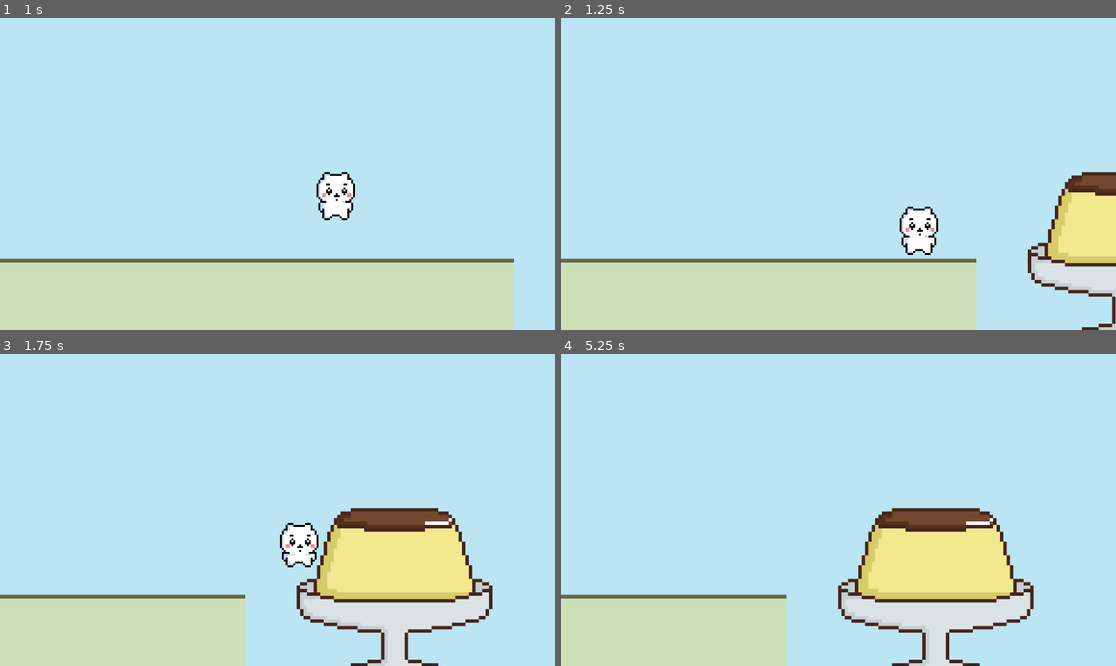
Above: before the commit, frames 1-4 (two rows, left to right).
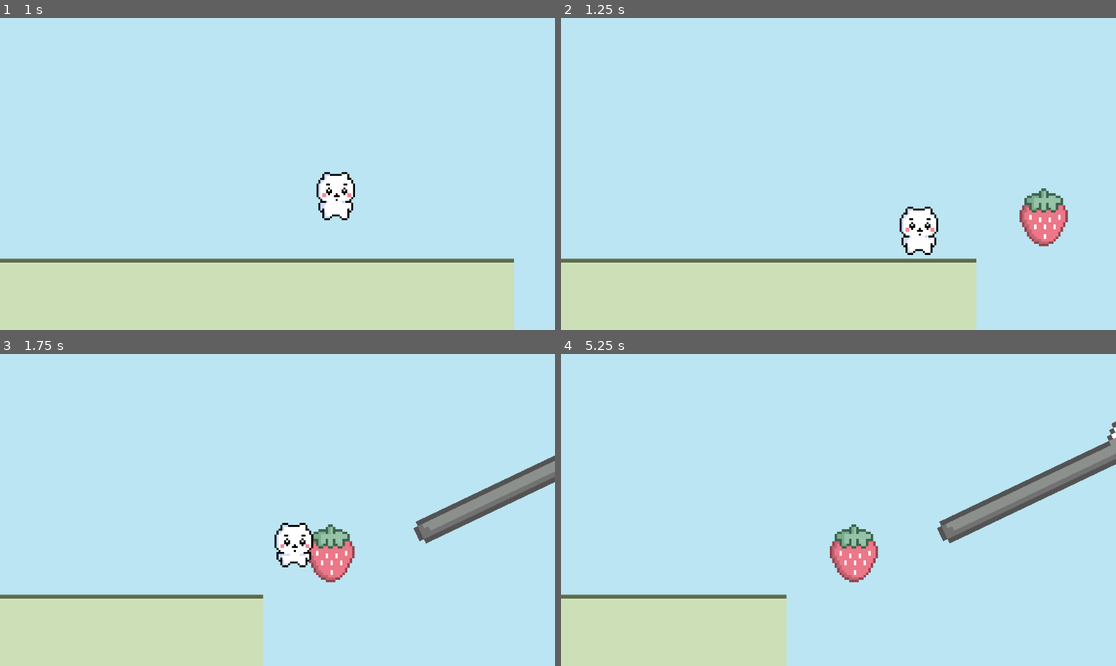
Above: after the commit, the same moments.

Repository: SilentPrincess108/Chiikawa-Platformer
Game: Godot game, scene res://scenes/level_1.tscn
Same seed, same stepped clock (60 frames per second), same inputs: the game is played once before the commit and once after it.
Inputs:
- Up to frame 1 (1 s): tap Enter at 0.5 s; hold D (Right) from 0.53 s (still down); tap Alt at 0.6 s; tap Space (Jump) at 0.77 s
- Up to frame 2 (1.25 s): keep holding D (Right)
- Up to frame 3 (1.75 s): keep holding D (Right); tap Shift at 1.35 s; tap Space (Jump) at 1.52 s
- Up to frame 4 (5.25 s): release D (Right) at 2.03 s; hold A (Left) 2.03-2.78 s; tap Alt at 2.1, 3.6, 5.1 s; hold D (Right) 2.78-4.28 s; tap Shift at 2.85, 4.35 s; tap Space (Jump) at 3.02, 3.77, 4.52 s; hold A (Left) 4.28-5.03 s; hold D (Right) from 5.03 s (still down)

Frame 1 is identical in both runs. In frame 2, 5.8% of the frame differs, in the area x 82-100%, y 49-100%; in frame 3, 15%, in the area x 44-100%, y 32-100%; in frame 4, 15%.

Commit message:
created static platforms

Diff:
--- a/scenes/platform.tscn
+++ b/scenes/falling_platform.tscn
@@ -1,11 +1,10 @@
-[gd_scene load_steps=5 format=3 uid="uid://6bexidcooj7l"]
+[gd_scene load_steps=4 format=3 uid="uid://6bexidcooj7l"]
 
 [ext_resource type="Script" uid="uid://bhebk5dtjm7tp" path="res://scripts/platform.gd" id="1_ba0x2"]
-[ext_resource type="Texture2D" uid="uid://cqnb0djf3cf6p" path="res://assets/sprites/strawberry.png" id="2_nlgqw"]
 
 [sub_resource type="CapsuleShape2D" id="CapsuleShape2D_507ja"]
-radius = 22.0
-height = 52.0
+radius = 18.0
+height = 36.0
 
 [sub_resource type="RectangleShape2D" id="RectangleShape2D_v4t87"]
 size = Vector2(34, 37)
@@ -20,10 +19,9 @@
 
 [node name="Sprite2D" type="Sprite2D" parent="StaticBody2D"]
 scale = Vector2(2.5, 2.5)
-texture = ExtResource("2_nlgqw")
 
 [node name="CollisionShape2D" type="CollisionShape2D" parent="StaticBody2D"]
-position = Vector2(0, 13)
+position = Vector2(0, 15)
 shape = SubResource("CapsuleShape2D_507ja")
 
 [node name="Timer" type="Timer" parent="."]
--- a/scenes/level_1.tscn
+++ b/scenes/level_1.tscn
@@ -1,11 +1,16 @@
-[gd_scene load_steps=9 format=3 uid="uid://dm7cnjbds4vk8"]
+[gd_scene load_steps=14 format=3 uid="uid://dm7cnjbds4vk8"]
 
 [ext_resource type="PackedScene" uid="uid://b1vfb7dhdx501" path="res://scenes/player.tscn" id="1_014kd"]
 [ext_resource type="Texture2D" uid="uid://v24brn67rga1" path="res://assets/sprites/basic_tileset.png" id="2_rus8k"]
 [ext_resource type="PackedScene" uid="uid://qgqy6brjm8c6" path="res://scenes/boundry.tscn" id="3_5xbjy"]
 [ext_resource type="PackedScene" uid="uid://bbue5wxfas7qp" path="res://scenes/killzone.tscn" id="3_rus8k"]
 [ext_resource type="PackedScene" uid="uid://bmyt2cqocpgr0" path="res://scenes/jumppad.tscn" id="5_4nkto"]
-[ext_resource type="PackedScene" uid="uid://6bexidcooj7l" path="res://scenes/platform.tscn" id="6_fcfvj"]
+[ext_resource type="PackedScene" uid="uid://6bexidcooj7l" path="res://scenes/falling_platform.tscn" id="6_fcfvj"]
+[ext_resource type="Texture2D" uid="uid://cqnb0djf3cf6p" path="res://assets/sprites/strawberry.png" id="7_15mv3"]
+[ext_resource type="Texture2D" uid="uid://c2jk57iheb5t5" path="res://assets/sprites/cherry.png" id="8_e3sih"]
+[ext_resource type="PackedScene" uid="uid://jcptfm8kh8sd" path="res://scenes/static_platform.tscn" id="9_2y5yt"]
+[ext_resource type="Texture2D" uid="uid://i2hqn8vk38pv" path="res://assets/sprites/fork.png" id="10_2os1m"]
+[ext_resource type="Texture2D" uid="uid://036fljnf5qkv" path="res://assets/sprites/spoon.png" id="11_2os1m"]
 
 [sub_resource type="TileSetAtlasSource" id="TileSetAtlasSource_5xbjy"]
 texture = ExtResource("2_rus8k")
@@ -141,15 +146,28 @@
 rotation = 1.5708
 
 [node name="jumppad" parent="." instance=ExtResource("5_4nkto")]
-position = Vector2(731, 549)
+position = Vector2(1158.0001, 336)
 scale = Vector2(3.5, 3.5)
 
 [node name="jumppad2" parent="." instance=ExtResource("5_4nkto")]
-position = Vector2(1042, 458)
+position = Vector2(1475, 111.000015)
 scale = Vector2(3.5, 3.5)
 
 [node name="Platform" parent="." instance=ExtResource("6_fcfvj")]
-position = Vector2(1259, 306)
+position = Vector2(646, 523)
+sprite = ExtResource("7_15mv3")
 
 [node name="Platform2" parent="." instance=ExtResource("6_fcfvj")]
-position = Vector2(1431, 302)
+position = Vector2(1686, -107)
+sprite = ExtResource("8_e3sih")
+
+[node name="Static_Platform" parent="." instance=ExtResource("9_2y5yt")]
+position = Vector2(865.00006, 449)
+rotation = -0.44505897
+scale = Vector2(5, 5)
+texture = ExtResource("10_2os1m")
+
+[node name="Static_Platform2" parent="." instance=ExtResource("9_2y5yt")]
+position = Vector2(1976, -185)
+scale = Vector2(5, 5)
+texture = ExtResource("11_2os1m")
--- /dev/null
+++ b/scenes/static_platform.tscn
@@ -0,0 +1,18 @@
+[gd_scene load_steps=3 format=3 uid="uid://jcptfm8kh8sd"]
+
+[ext_resource type="Script" uid="uid://bidwqbo067kc1" path="res://scripts/static_platform.gd" id="1_lb1nn"]
+
+[sub_resource type="RectangleShape2D" id="RectangleShape2D_ypfbi"]
+size = Vector2(58, 5)
+
+[node name="Static_Platform" type="Node2D"]
+script = ExtResource("1_lb1nn")
+
+[node name="StaticBody2D" type="StaticBody2D" parent="."]
+collision_mask = 3
+
+[node name="Sprite2D" type="Sprite2D" parent="StaticBody2D"]
+
+[node name="CollisionShape2D" type="CollisionShape2D" parent="StaticBody2D"]
+position = Vector2(0, 0.5)
+shape = SubResource("RectangleShape2D_ypfbi")
--- a/scripts/platform.gd
+++ b/scripts/platform.gd
@@ -2,10 +2,12 @@
 
 @onready var timer: Timer = $Timer
 @onready var static_body: RigidBody2D = $StaticBody2D
-
+@export var sprite: Texture2D
+@onready var sprite_2d: Sprite2D = $StaticBody2D/Sprite2D
 
 func _ready() -> void:
 	static_body.freeze = true
+	sprite_2d.texture = sprite
 
 func _on_area_2d_body_entered(_body: CharacterBody2D) -> void:
 	print("Player on platform")
--- /dev/null
+++ b/scripts/static_platform.gd
@@ -0,0 +1,7 @@
+extends Node2D
+
+@onready var sprite: Sprite2D = $StaticBody2D/Sprite2D
+@export var texture: Texture2D
+# Called when the node enters the scene tree for the first time.
+func _ready() -> void:
+	sprite.texture = texture
Not shown, added: scripts/static_platform.gd.uid
